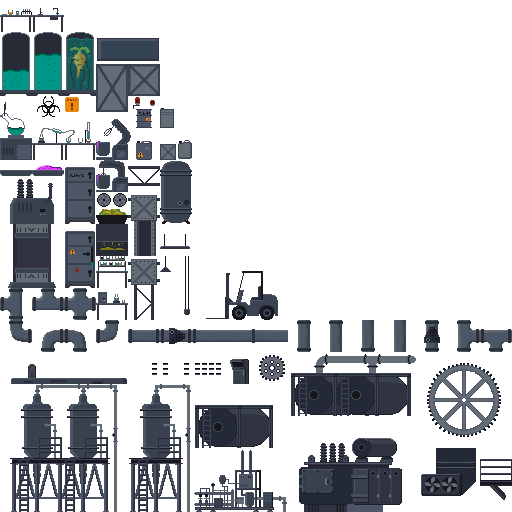
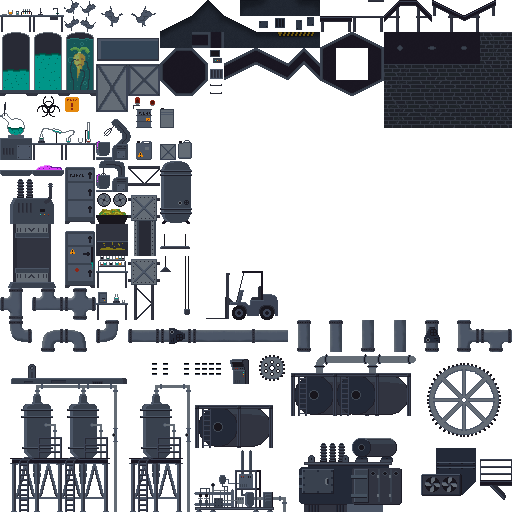
Layered file, before and after one edit (512 × 512). Changes by layer:
added group "Group 1" (2nd of 2, in "Group 1") with 88 layers in group "Group 1" over [64,0,512,128]
added group "Wall" with 53 layers in group "Group 1" over [64,0,512,128]
added layer "WallOverlay copy" in group "Wall" over [131,6,156,27]
added layer "Wall3:2" in group "Wall" over [384,96,416,128]
added layer "Wall3:1" in group "Wall" over [416,96,448,128]
added layer "Wall3" in group "Wall" over [416,64,448,96]
added layer "Wall2:2" in group "Wall" over [384,64,416,96]
added layer "Wall2:1" in group "Wall" over [448,96,480,128]
added layer "Wall2" in group "Wall" over [448,64,480,96]
added layer "Wall1:1" (1st of 2, in "Group 1" › "Group 1" › "Wall") in group "Wall" over [480,32,512,64]
added layer "Wall1:1" (2nd of 2, in "Group 1" › "Group 1" › "Wall") in group "Wall" over [480,96,512,128]
added layer "Wall1" in group "Wall" over [480,64,512,96]
added layer "Wall ramp4 right" in group "Wall" over [256,48,288,80]
added layer "Wall ramp4 left" in group "Wall" over [224,48,256,80]
added layer "Wall ramp3 left" in group "Wall" over [288,48,304,80]
added layer "Wall ramp3 right" in group "Wall" over [304,48,320,80]
added layer "Wall ramp2 down right" in group "Wall" over [352,80,384,96]
added layer "Wall ramp2 down left" in group "Wall" over [320,80,352,96]
added layer "Wall ramp2 up right" in group "Wall" over [352,32,384,48]
added group "Scaffolding" with 14 layers in group "Group 1" over [320,0,496,32]
added layer "Scaffolding support right" in group "Scaffolding" over [352,16,449,32]
added group "Ground" with 17 layers in group "Group 1" over [160,0,320,48]
added layer "Groung ramp2 right" in group "Ground" over [224,16,256,48]
added layer "Groung ramp2 left" in group "Ground" over [160,16,192,48]
…and 64 more changes (64 added)
